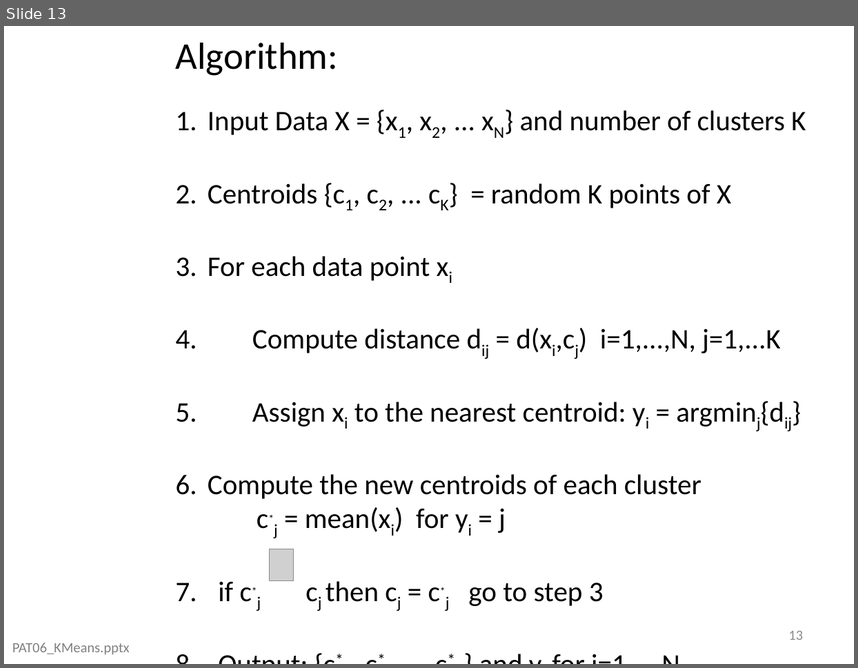
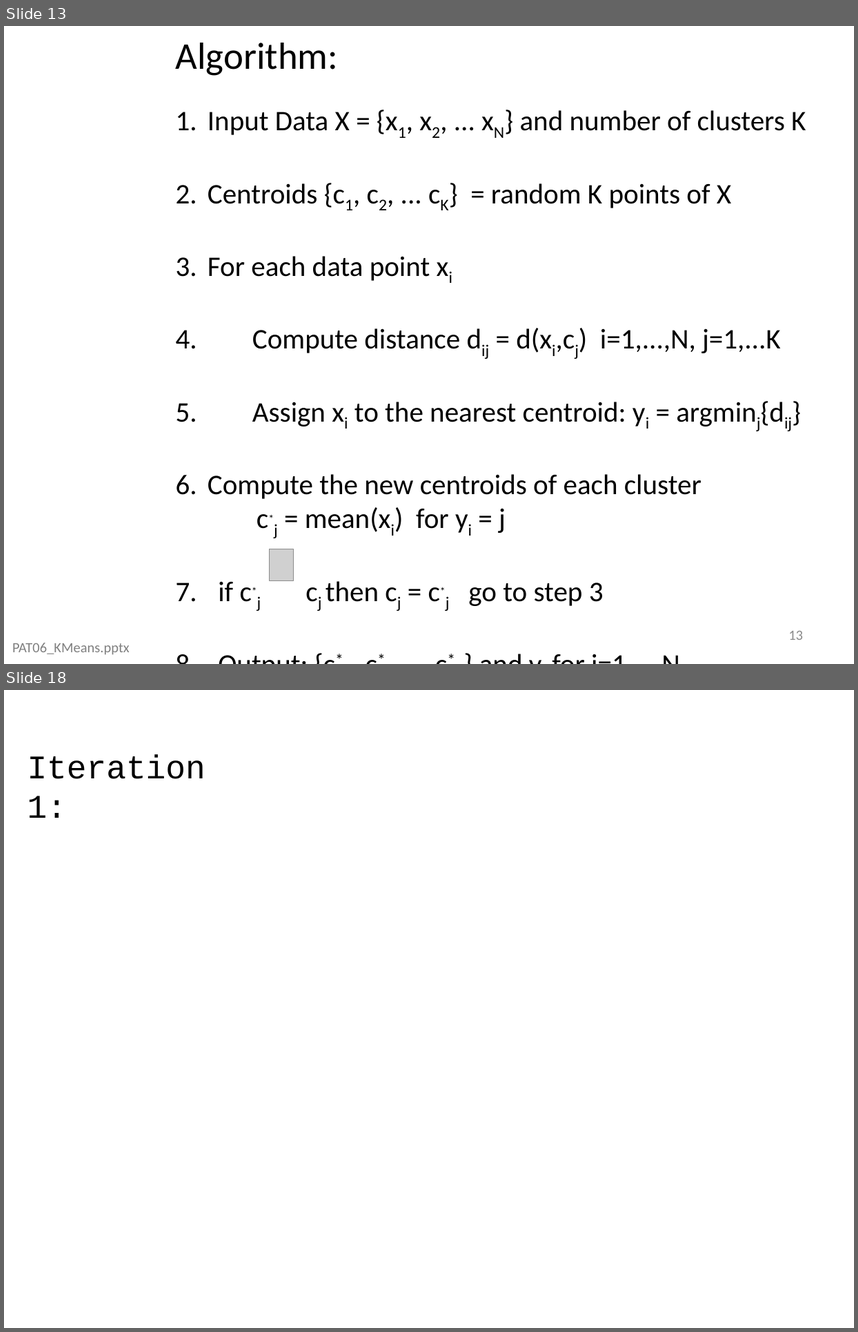
Before and after one commit to domingomery/patrones, a slide deck: clases/Cap06_Clustering/presentations/PAT06_KMeans.pptx. Shown one above the other, each under a label of ours: slide 13 before the commit, slides 13 and 18 after it; the slides between them are not shown. The pictures are 858x668 and 858x1332 pixels, drawn with LibreOffice and Linux fonts; fonts in the diff are those of the drawing; grey boxes stand for pictures; background and template pictures are left out. Boxes give left, top, right and bottom in pixels: in the first picture for what was removed or moved away, otherwise in the second. Text is boxed around its words. In the diff, an @@ line names an element or a change of style, - is before the commit and + after.

```diff
--- a/clases/Cap06_Clustering/presentations/PAT06_KMeans.pptx
+++ b/clases/Cap06_Clustering/presentations/PAT06_KMeans.pptx
@@ slide 18 added at (4, 690, 854, 1328), background picture (left out) @@
@@ rectangle added at (4, 690, 137, 1328), fill #FFFFFF @@
@@ rectangle added at (705, 690, 854, 1328), fill #FFFFFF @@
@@ text added at (27, 754, 205, 818), 28 pt, text #000000 @@
+Iteration 1:
@@ rectangle added at (4, 1265, 854, 1328), fill #FFFFFF @@
```
Also in this commit, not shown: 23 other slides added, 13 other files.
